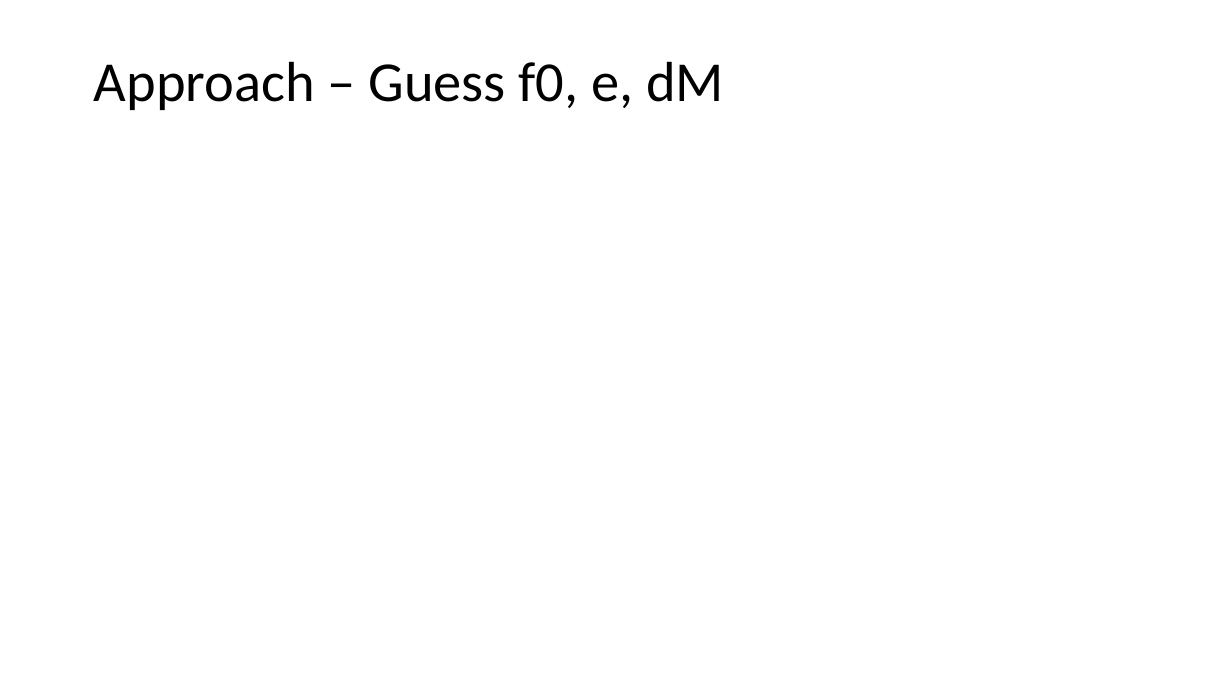
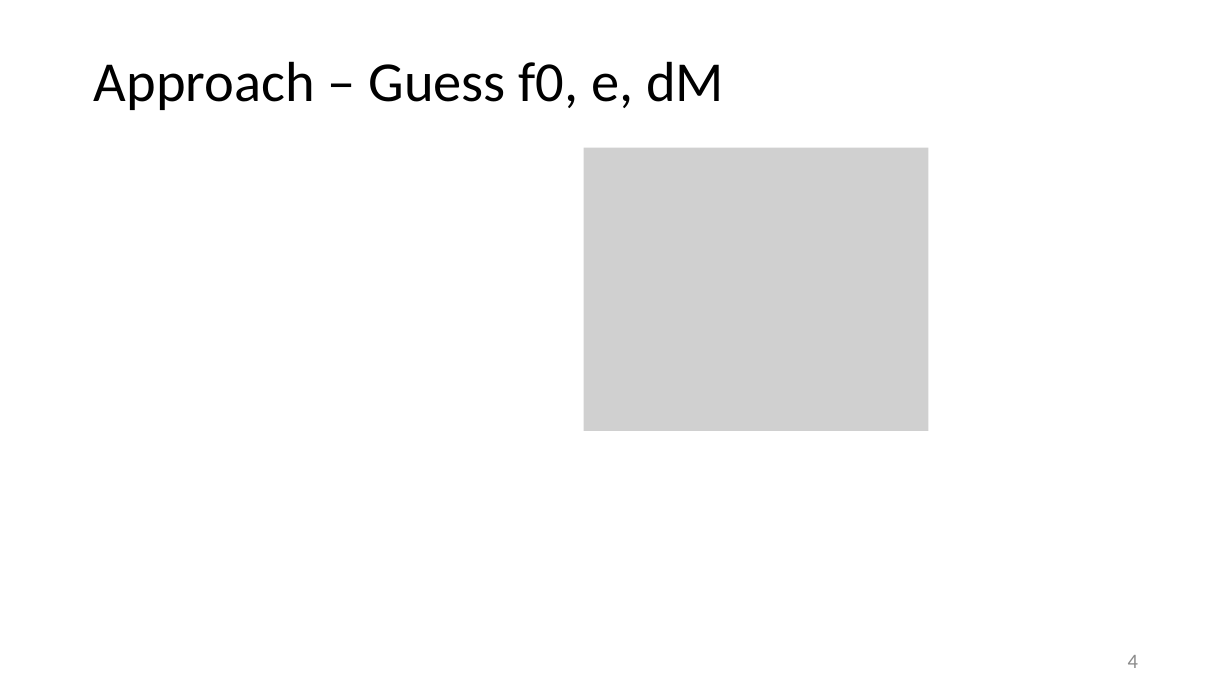
Before and after one commit to TigerHou2/xnav, a slide deck: slide 4 of Presentations/2021-07-12.pptx (slide 3 before the commit). Drawn at 1232x693 pixels with LibreOffice and Linux fonts; fonts in the diff are those of the drawing; grey boxes stand for pictures. Boxes give left, top, right and bottom in pixels: in the first picture for what was removed or moved away, otherwise in the second. Text is boxed around its words. In the diff, an @@ line names an element or a change of style, - is before the commit and + after.

```diff
--- a/Presentations/2021-07-12.pptx
+++ b/Presentations/2021-07-12.pptx
@@ picture added at [584, 148, 929, 432] @@
@@ page number added at [1128, 655, 1138, 668], 16 pt, text #8C8C8C @@
+4
```
Also in this commit, not shown: 11 other slides changed, 4 slides added, 3 other files.
